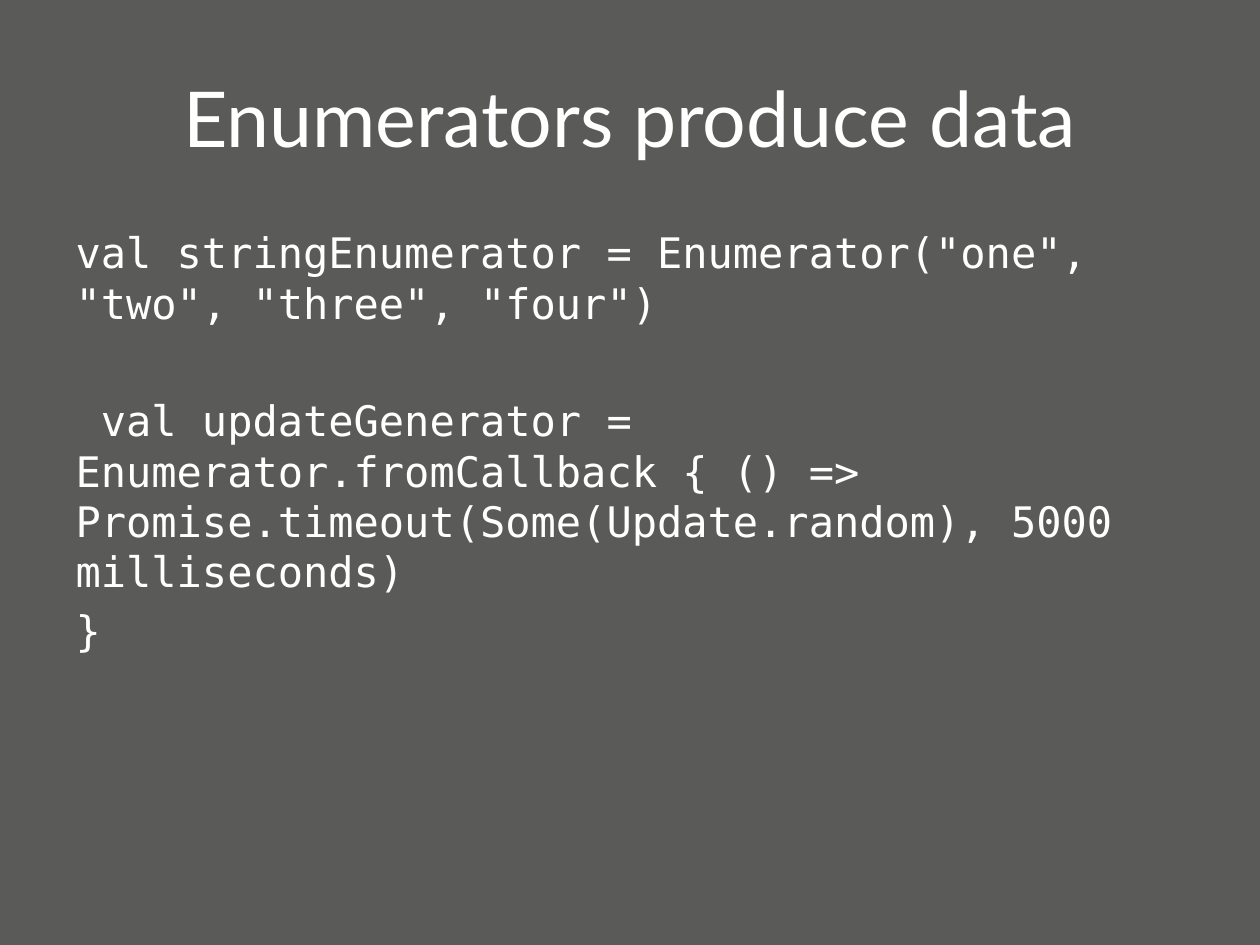
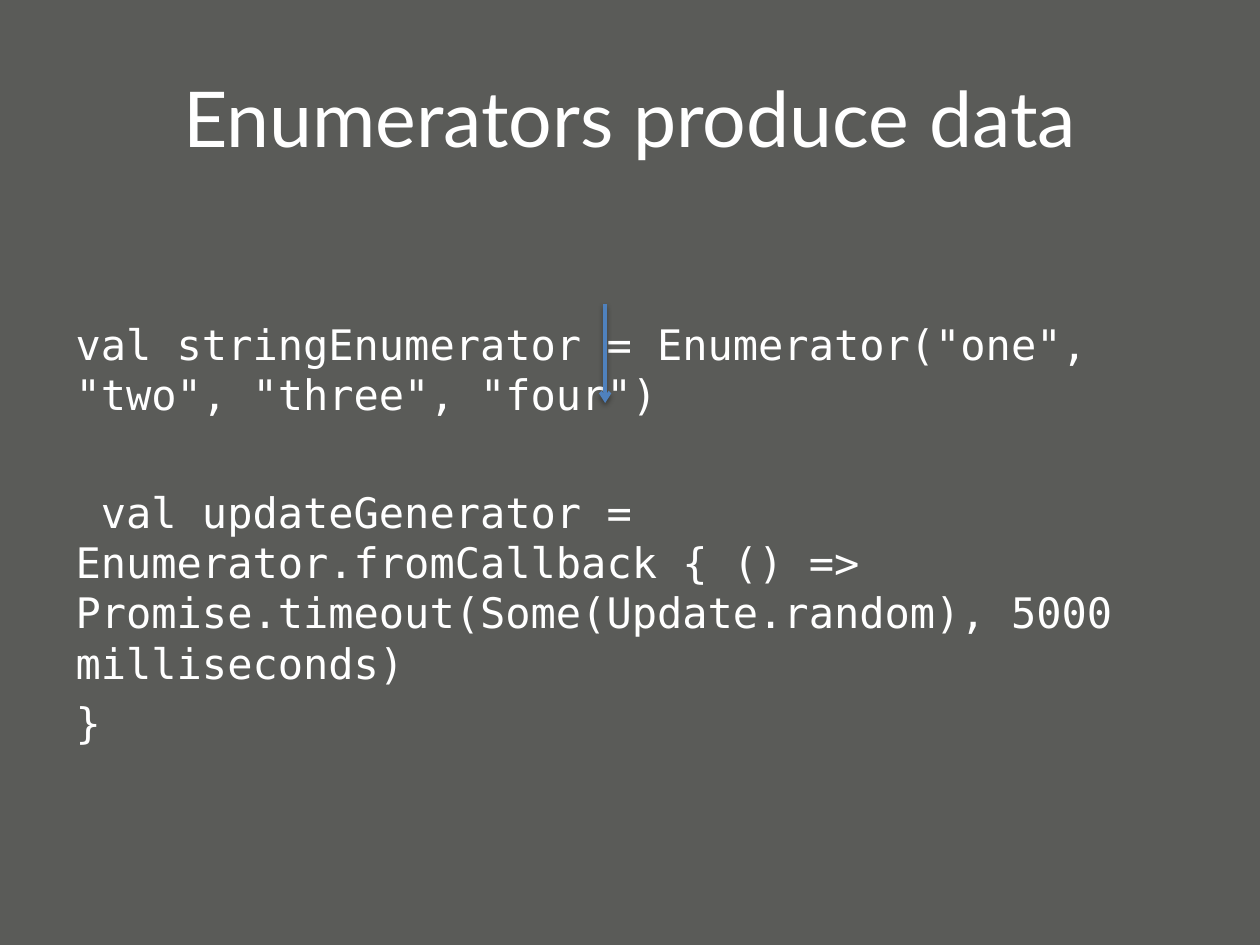
Before and after one commit to oscarrenalias/wjax-2012-play-async-apps, a slide deck: slide 23 of presentation/Asynchronous web apps with Play Framework 2.0.pptx. Drawn at 1260x945 pixels with LibreOffice and Linux fonts; fonts in the diff are those of the drawing; background and template pictures are left out. Boxes give left, top, right and bottom in pixels: in the first picture for what was removed or moved away, otherwise in the second. Text is boxed around its words. In the diff, an @@ line names an element or a change of style, - is before the commit and + after.

```diff
--- a/presentation/Asynchronous web apps with Play Framework 2.0.pptx
+++ b/presentation/Asynchronous web apps with Play Framework 2.0.pptx
@@ text "val stringEnumerator = Enumerator("one", "two", ..." at <box>76,328,1112,685</box>: vertical alignment top to middle @@
@@ arrow added from (605, 304) to (605, 403), #4F81BD 2 pt @@
```
Also in this commit, not shown: 4 other slides changed, 5 slides added, 1 slide removed.
